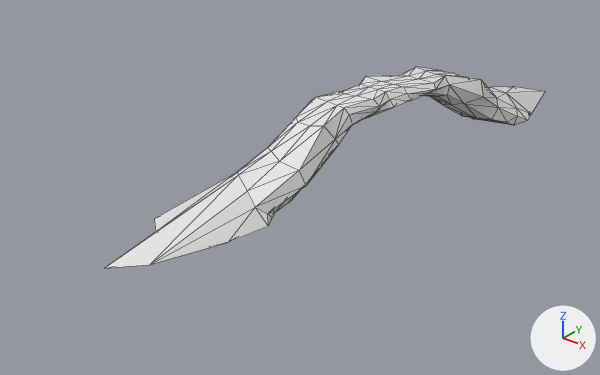
One commit to the FBX model Assets/Resources/meshes/world/bridge.FBX: the scene before it, then after it.
Before and after are seen from a 50 mm lens placed at (2.38, -3.93, 1.94), pointed at (-0.33, -0.53, -0.17). The lights are fixed; the arrows at lower right show +X, +Y and +Z. Mesh edges are drawn as thin lines. Materials are left out; every surface is plain grey. Where no turn or scale is listed for an object, it has been applied to the vertices.

Names of what the first picture shows: 'bridge'.
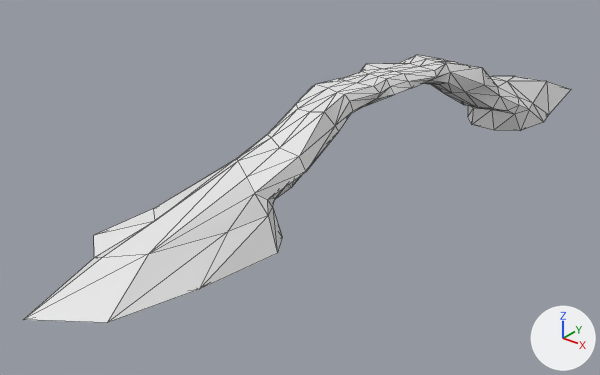
Patch to the scene script:
```diff
--- a/Assets/Resources/meshes/world/bridge.FBX.py
+++ b/Assets/Resources/meshes/world/bridge.FBX.py
@@ me_mesh @@
 # used by ob_bridge; location = (0.0, 0.0, 0.0)
-me_mesh.from_pydata(...)  # 140 vertices, 276 faces; spans x -0.57..0.34, y -1.94..1.59, z -0.09..0.38
+me_mesh.from_pydata(...)  # 160 vertices, 316 faces; spans x -0.65..0.37, y -2.36..2.0, z -0.21..0.38
+# me_mesh part 1
+# 3 vertices are removed from x -0.44..-0.05, y -1.55..-1.03, z -0.09..-0.03
+# 16 faces are deleted
+# 7 vertices in x -0.57..0.0, y -1.94..-1.04, z -0.09..-0.02 move by (0.0, 0.0, -0.02)
+# 13 vertices are added at x -0.65..0.1, y -2.36..-1.02, z -0.21..-0.05
+# 36 new faces join them
+# me_mesh part 2
+# 8 faces are deleted
+# 10 vertices are added at x -0.2..0.37, y 0.86..2.0, z -0.21..-0.19
+# 28 new faces join them
@@ ob_bridge @@
 ob_bridge = bpy.data.objects.new('bridge', me_mesh)
-ob_bridge.location = (0.0, 0.0, 0.0)
+ob_bridge.location = (0.0, 0.0, 0.077)
```

Pixel boxes [x1, y1, x2, y2] of what changed, in the pictures (600 x 375 px):
'bridge', reshaped, moved (24% wider, 33% taller): before [105, 67, 545, 268]; after [23, 55, 571, 323]
part 1 of me_mesh, built on: before [105, 172, 275, 268]; after [23, 158, 282, 323]
part 2 of me_mesh, built on: before [476, 119, 509, 125]; after [468, 81, 571, 131]
